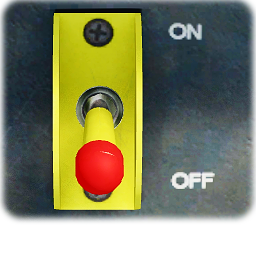
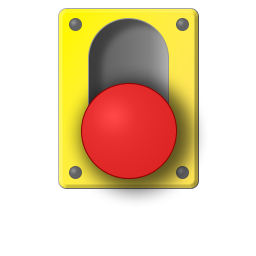
Before/after of a 256×256 layered artwork. What changed in the layer stack:
removed layer "Layer 1" over bbox(0, 0, 256, 224)
removed layer "Rectangle 1" over bbox(3, 0, 253, 218)
added layer "knob" above "travel" over bbox(81, 83, 177, 179)
added layer "travel" above "base-plate-with-screws" over bbox(88, 18, 169, 179)
added group "base-plate-with-screws" with 5 layers over bbox(58, 8, 199, 189)
added layer "screw" (1st of 4, in "base-plate-with-screws") in group "base-plate-with-screws" over bbox(176, 166, 189, 179)
added layer "screw" (2nd of 4, in "base-plate-with-screws") in group "base-plate-with-screws" over bbox(69, 166, 82, 179)
added layer "screw" (3rd of 4, in "base-plate-with-screws") in group "base-plate-with-screws" over bbox(176, 18, 189, 31)
added layer "screw" (4th of 4, in "base-plate-with-screws") in group "base-plate-with-screws" over bbox(69, 18, 82, 31)
added layer "base-plate" in group "base-plate-with-screws" over bbox(58, 8, 199, 189)
